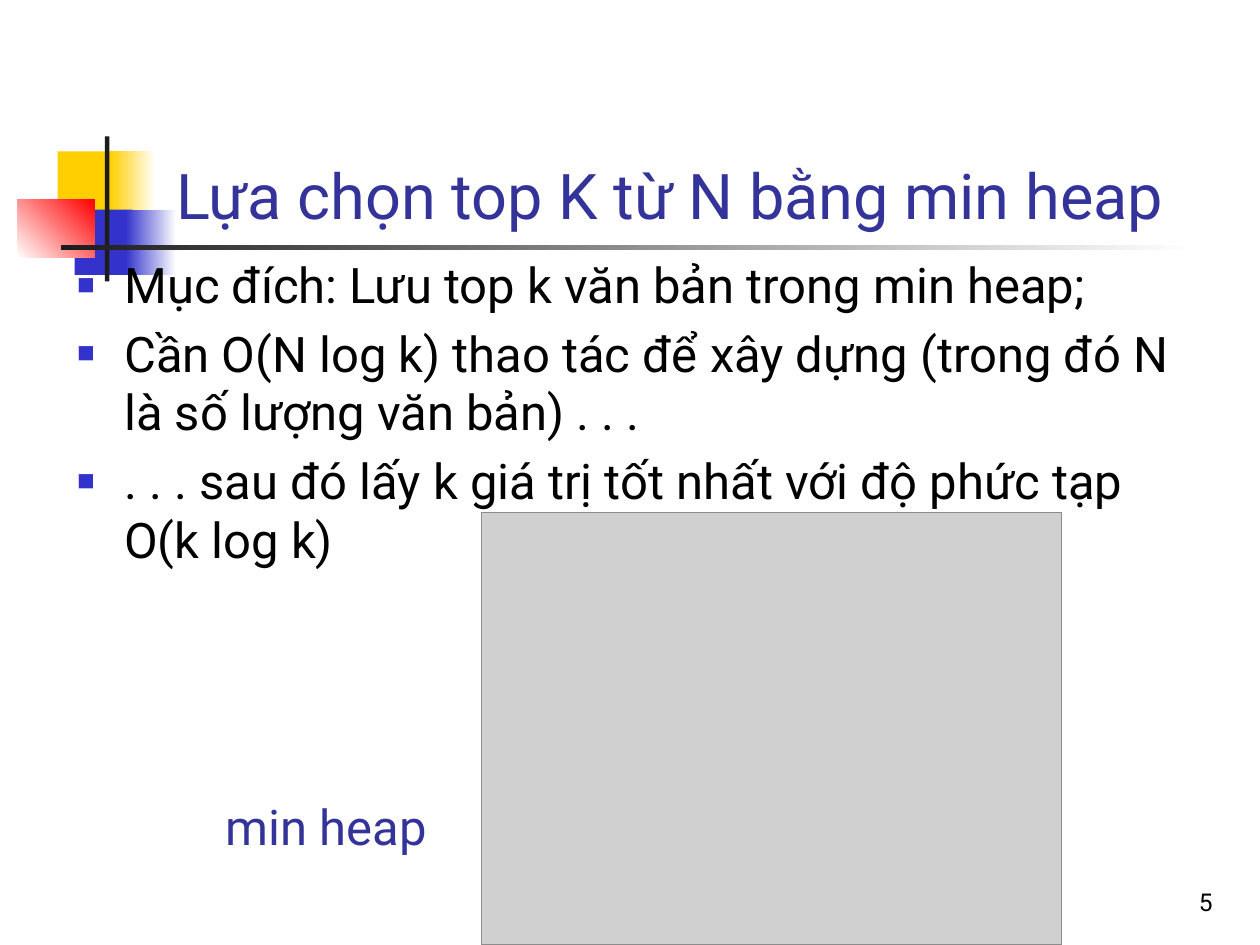
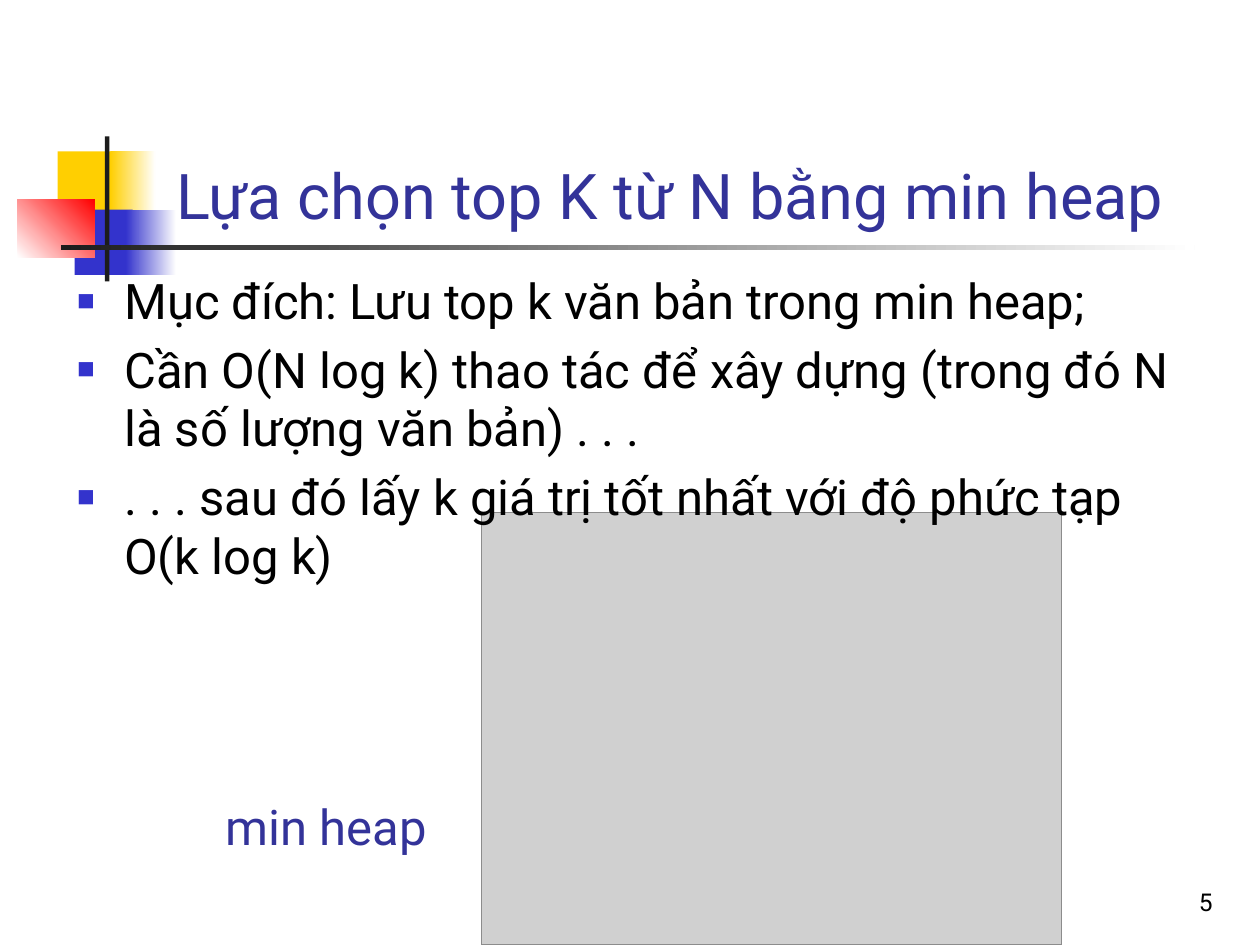
Before and after one commit to bangoc/IT4853, a slide deck: slide 5 of Bai 13 Cai dat VSM.pptx. Drawn at 1260x945 pixels with LibreOffice and Linux fonts; fonts in the diff are those of the drawing; grey boxes stand for pictures. Boxes give left, top, right and bottom in pixels: in the first picture for what was removed or moved away, otherwise in the second. Text is boxed around its words. In the diff, an @@ line names an element or a change of style, - is before the commit and + after.

```diff
--- a/Bai 13 Cai dat VSM.pptx
+++ b/Bai 13 Cai dat VSM.pptx
@@ text "Mục đích: Lưu top k ...": place and size @@
-text "Mục đích: Lưu top k ..." at bbox=[124, 258, 1168, 569]
+text "Mục đích: Lưu top k ..." at bbox=[124, 274, 1168, 585]
```
Also in this commit, not shown: 2 other files.
